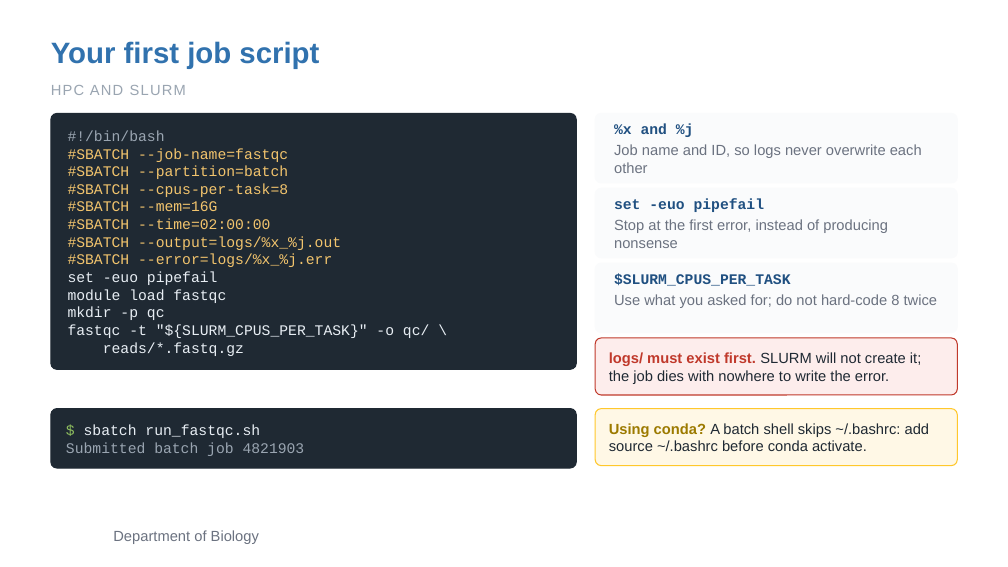
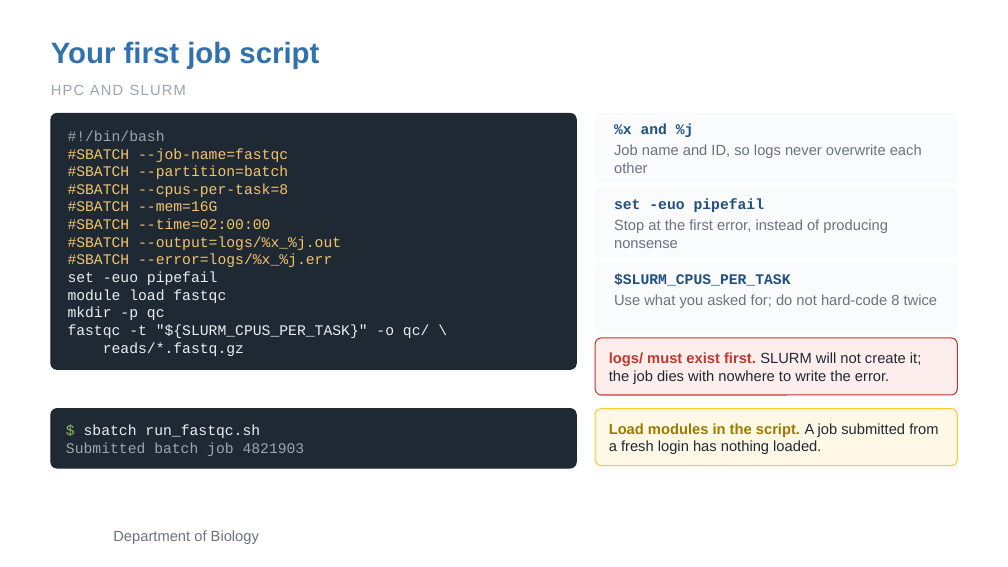
Before and after one commit to zhan4429/TuftsAppliedBioinfo, a slide deck: slide 7 of slides/week-01/Week01_Session2_HPC_Envs_Containers_Data.pptx. Drawn at 1008x567 pixels with LibreOffice and Linux fonts; fonts in the diff are those of the drawing; background and template pictures are left out. Boxes give left, top, right and bottom in pixels: in the first picture for what was removed or moved away, otherwise in the second. Text is boxed around its words. In the diff, an @@ line names an element or a change of style, - is before the commit and + after.

Commit message:
use modules instead of conda enviroment

```diff
--- a/slides/week-01/Week01_Session2_HPC_Envs_Containers_Data.pptx
+++ b/slides/week-01/Week01_Session2_HPC_Envs_Containers_Data.pptx
@@ text at bbox=[609, 423, 938, 454]: text changed @@
-Using conda? A batch shell skips ~/.bashrc: add source ~/.bashrc before conda activate.
+Load modules in the script. A job submitted from a fresh login has nothing loaded.
```
Also in this commit, not shown: 5 other slides changed, 13 other files.
